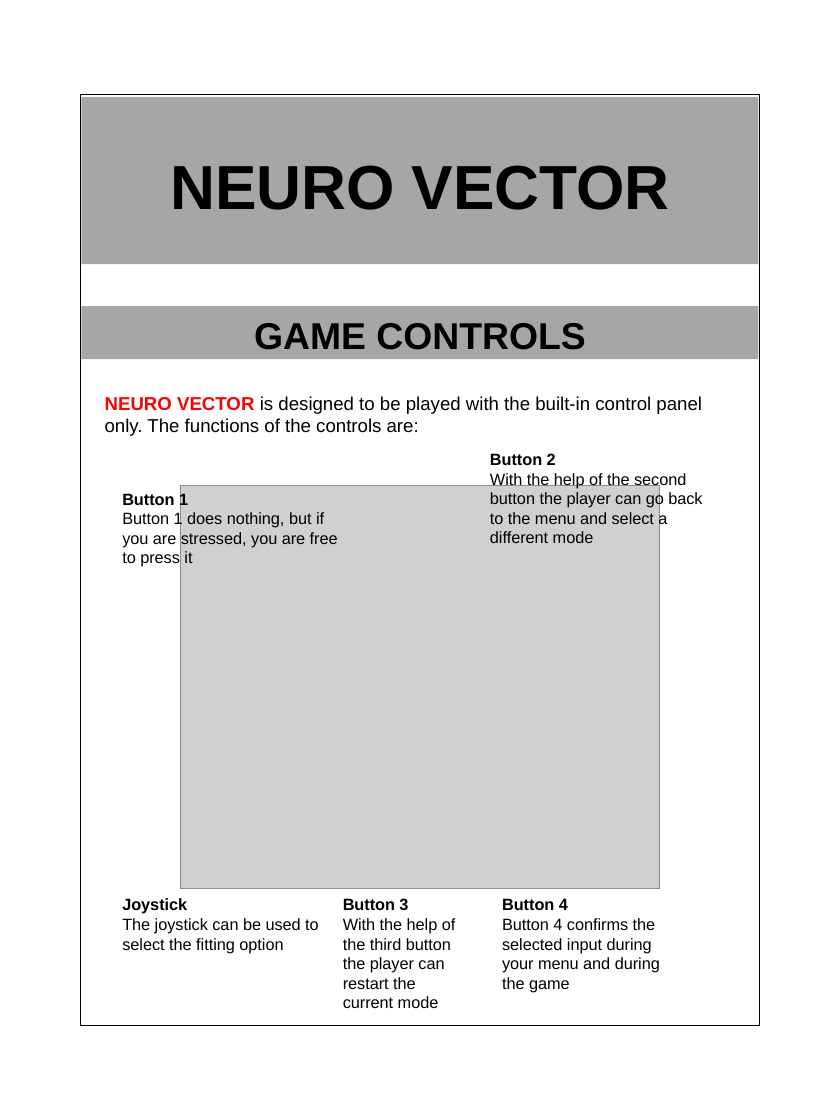
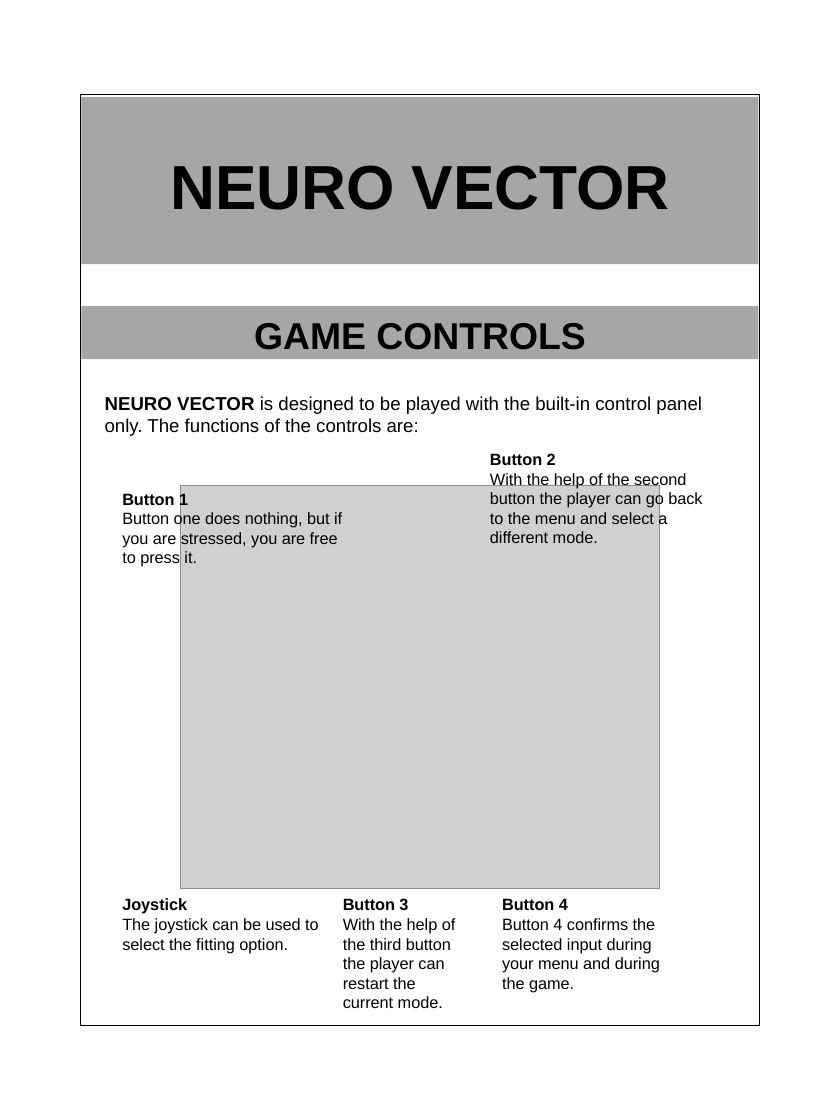
Before and after one commit to ErlindS/NeuroVector, a slide deck: slide 2 of Vectrex/projects/NeuroVector/manual/manual_template.pptx. Drawn at 840x1120 pixels with LibreOffice and Linux fonts; fonts in the diff are those of the drawing; grey boxes stand for pictures. Boxes give left, top, right and bottom in pixels: in the first picture for what was removed or moved away, otherwise in the second. Text is boxed around its words. In the diff, an @@ line names an element or a change of style, - is before the commit and + after.

```diff
--- a/Vectrex/projects/NeuroVector/manual/manual_template.pptx
+++ b/Vectrex/projects/NeuroVector/manual/manual_template.pptx
@@ text "NEURO VECTOR is designed to ..." at [105, 396, 702, 436]: text colour #FF0000 to #000000 in "NEURO VECTOR" @@
@@ text at [490, 471, 702, 543]: text changed @@
-With the help of the second button the player can go back to the menu and select a different mode
+With the help of the second button the player can go back to the menu and select a different mode.
@@ text at [122, 511, 342, 567]: text changed @@
-Button 1 does nothing, but if you are stressed, you are free to press it
+Button one does nothing, but if you are stressed, you are free to press it.
@@ text at [122, 918, 319, 953]: text changed @@
-The joystick can be used to select the fitting option
+The joystick can be used to select the fitting option.
@@ text at [343, 918, 456, 1008]: text changed @@
-With the help of the third button the player can restart the current mode
+With the help of the third button the player can restart the current mode.
@@ text at [502, 918, 660, 992]: text changed @@
-Button 4 confirms the selected input during your menu and during the game
+Button 4 confirms the selected input during your menu and during the game.
```
Also in this commit, not shown: 4 other slides changed, 1 slide added, 51 other files.
